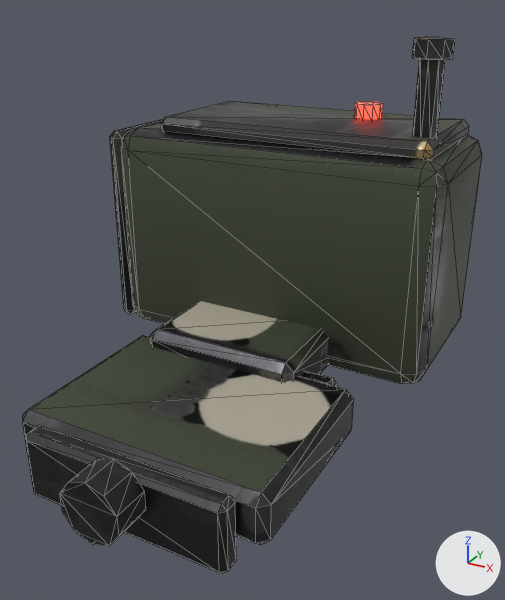
A saved change to the glTF model assets/models/attachments/optic/heartbeat_counter.glb.
Both versions are drawn from a 50 mm lens placed at (0.0374, -0.0542, 0.0465), pointed at (0.0007, 0.0126, 0.0131). Lighting does not change. The marker at lower right points along +X, +Y and +Z. The first picture is the older version. Mesh edges are drawn as thin lines. Where no turn or scale is listed for an object, it has been applied to the vertices. Vertices at exactly the same position are counted once.
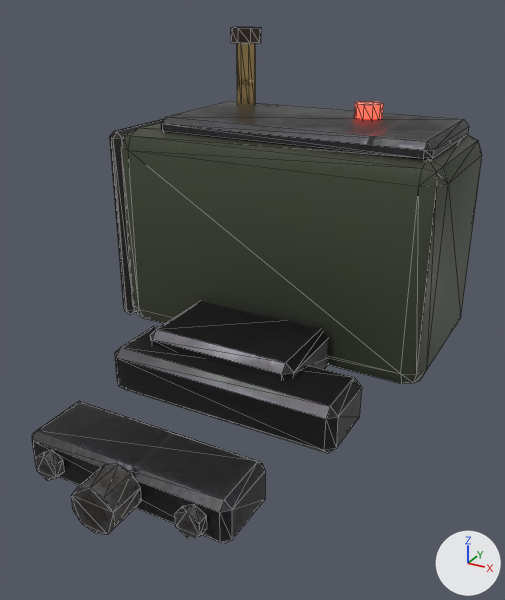
Where the change shows, as pixel boxes (x1, y1, x2, y2) in the pictures (505 x 600 px; the box of a moved part takes in the faces that stretch with it):
'Mesh', reshaped: before (23, 37, 482, 573); after (32, 27, 482, 543)
part 1 of me_mesh, moved or reshaped: before (413, 59, 445, 138); after (237, 43, 256, 104)
part 2 of me_mesh, moved or reshaped: before (412, 37, 455, 60); after (231, 27, 261, 44)
part 3 of me_mesh, moved or reshaped: before (23, 335, 354, 573); after (32, 326, 362, 543)
part 4 of me_mesh, moved or reshaped: before (60, 459, 145, 546); after (35, 450, 207, 538)
part 5 of me_mesh, surface changed: before (23, 37, 467, 546); after (32, 27, 467, 543)

The change, as a list of edits to the scene's bpy script:
```text
Change me_mesh:
    used by ob_mesh; location = (0.0, 0.0, 0.0)
    remove me_mesh.from_pydata(...)  # 426 vertices, 760 faces; spans x -0.0264..0.02, y -0.017..0.0445, z -0.0025..0.042
    add me_mesh.from_pydata(...)  # 426 vertices, 756 faces; spans x -0.0264..0.02, y -0.0165..0.0445, z 0.0003..0.042
    me_mesh part 1: the loose piece of 16 vertices spanning x 0.0146..0.0174, y 0.0236..0.0264, z 0.031..0.04 is moved by (-0.03, 0.0125, 0.0)
    me_mesh part 2: the loose piece of 16 vertices spanning x 0.0138..0.0182, y 0.0228..0.0272, z 0.04..0.042 is moved by (-0.03, 0.0125, 0.0)
    me_mesh part 3: 72 of 426 vertices moved; they spanned x -0.015..0.015, y -0.0131..0.0131, z -0.0025..0.006 and now span x -0.015..0.015, y -0.0165..0.0135, z 0.0003..0.0063; mean shift (-0.0004, -0.0046, 0.0011); largest move (-0.0114, 0.0105, -0.0019) -> (-0.0112, -0.0125, 0.0011)
    me_mesh part 4
    me_mesh.vertices[72].co: (0.0, -0.013, 0.0065) -> (-0.0072, -0.0125, 0.002)  # pixel (113, 459) -> pixel (64, 471)
    me_mesh.vertices[73].co: (0.0, -0.017, 0.0065) -> (-0.0072, -0.0137, 0.002)  # pixel (85, 483) -> pixel (56, 478)
    me_mesh.vertices[74].co: (0.0021, -0.013, 0.0058) -> (-0.0085, -0.0125, 0.0013)  # pixel (132, 471) -> not seen
    me_mesh.vertices[75].co: (0.0021, -0.017, 0.0058) -> (-0.0085, -0.0137, 0.0013)  # pixel (103, 496) -> pixel (47, 480)
    me_mesh.vertices[76].co: (0.0033, -0.013, 0.0041) -> (-0.0098, -0.0125, 0.002)  # pixel (144, 491) -> not seen
    me_mesh.vertices[77].co: (0.0033, -0.017, 0.0041) -> (-0.0098, -0.0137, 0.002)  # pixel (116, 516) -> pixel (36, 470)
    me_mesh.vertices[78].co: (0.0033, -0.013, 0.0019) -> (-0.0098, -0.0125, 0.0036)  # pixel (145, 509) -> pixel (43, 452)
    me_mesh.vertices[79].co: (0.0033, -0.017, 0.0019) -> (-0.0098, -0.0137, 0.0036)  # pixel (118, 536) -> pixel (34, 458)
    me_mesh.vertices[80].co: (0.0021, -0.013, 0.0002) -> (0.0085, -0.0125, 0.0043)  # not seen -> pixel (194, 504)
    me_mesh.vertices[81].co: (0.0021, -0.017, 0.0002) -> (0.0085, -0.0137, 0.0043)  # pixel (109, 546) -> pixel (186, 511)
    me_mesh.vertices[82].co: (0.0, -0.013, -0.0005) -> (0.0098, -0.0125, 0.0036)  # not seen -> pixel (206, 515)
    me_mesh.vertices[83].co: (0.0, -0.017, -0.0005) -> (0.0098, -0.0137, 0.0036)  # pixel (92, 544) -> pixel (199, 523)
    me_mesh.vertices[84].co: (-0.0021, -0.013, 0.0002) -> (0.0098, -0.0125, 0.002)  # not seen -> pixel (206, 528)
    me_mesh.vertices[85].co: (-0.0021, -0.017, 0.0002) -> (0.0098, -0.0137, 0.002)  # pixel (74, 531) -> pixel (199, 536)
    me_mesh.vertices[86].co: (-0.0033, -0.013, 0.0019) -> (0.0085, -0.0125, 0.0013)
    me_mesh.vertices[87].co: (-0.0033, -0.017, 0.0019) -> (0.0085, -0.0137, 0.0013)  # pixel (62, 511) -> pixel (187, 538)
    me_mesh.vertices[88].co: (-0.0033, -0.013, 0.0041) -> (0.0072, -0.0125, 0.002)
    me_mesh.vertices[89].co: (-0.0033, -0.017, 0.0041) -> (0.0072, -0.0137, 0.002)  # pixel (59, 493) -> pixel (175, 526)
    me_mesh.vertices[90].co: (-0.0021, -0.013, 0.0058) -> (0.0072, -0.0125, 0.0036)  # pixel (97, 458) -> pixel (182, 506)
    me_mesh.vertices[91].co: (-0.0021, -0.017, 0.0058) -> (0.0072, -0.0137, 0.0036)  # pixel (68, 482) -> pixel (174, 513)
    me_mesh part 5: 701 kept faces spanning x -0.0264..0.02, y -0.0165..0.0445, z 0.0003..0.042 get new texture (UV) coordinates
```
